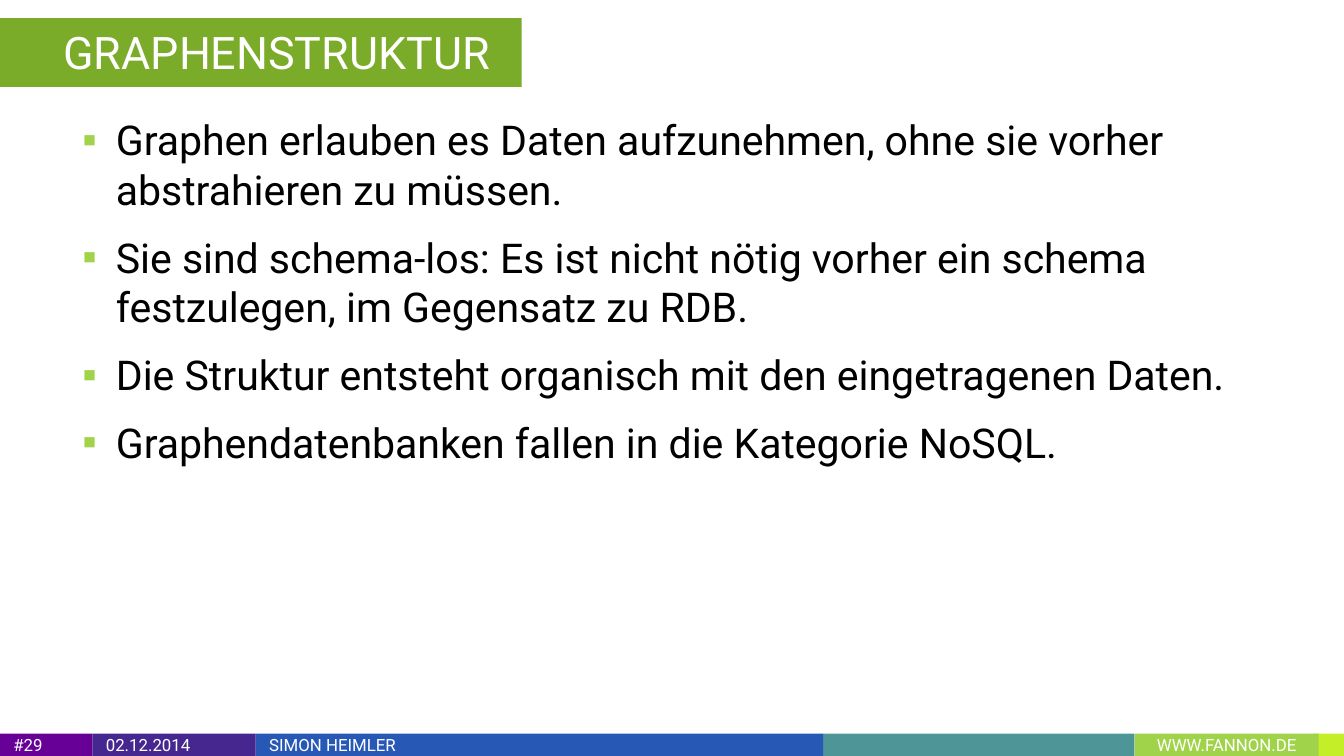
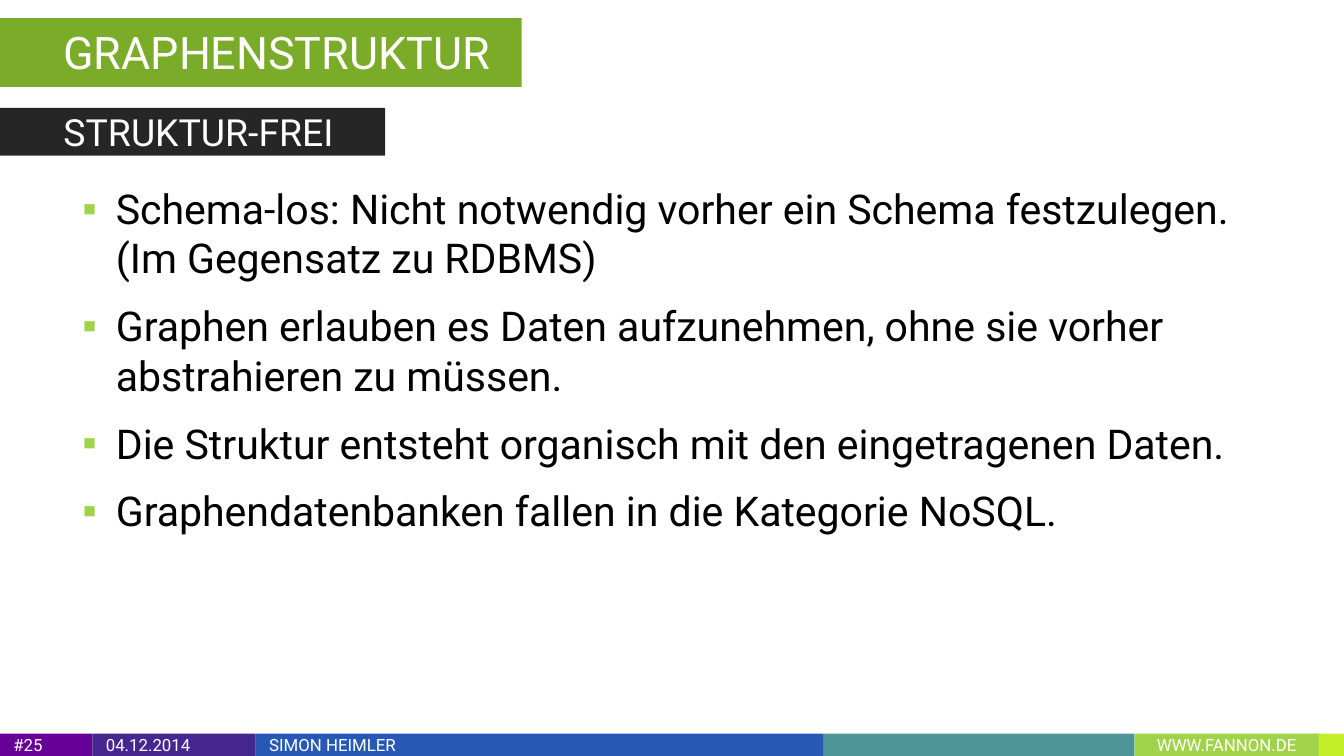
Before and after one commit to Fannon/SemanticWebParadigmen, a slide deck: slide 25 of Semantic Web Paradigmen PPT.pptx (slide 29 before the commit). Drawn at 1344x756 pixels with LibreOffice and Linux fonts; fonts in the diff are those of the drawing. Boxes give left, top, right and bottom in pixels: in the first picture for what was removed or moved away, otherwise in the second. Text is boxed around its words. In the diff, an @@ line names an element or a change of style, - is before the commit and + after.

```diff
--- a/Semantic Web Paradigmen PPT.pptx
+++ b/Semantic Web Paradigmen PPT.pptx
@@ rectangle added at (0,108,386,155), fill #262626, 20 pt, text #FFFFFF @@
+STRUKTUR-FREI
@@ text "Schema-los: Nicht notwendig vorher ein ...": place and size @@
-text "Schema-los: Nicht notwendig vorher ein ..." at (116,123,1225,467)
+text "Schema-los: Nicht notwendig vorher ein ..." at (116,192,1229,535)
@@ text at (116,192,1229,282): paragraph added @@
+▪ Schema-los: Nicht notwendig vorher ein Schema festzulegen.
+  (Im Gegensatz zu RDBMS)
@@ text at (116,242,1147,331): paragraph removed @@
-▪ Sie sind schema-los: Es ist nicht nötig vorher ein schema festzulegen, im Gegensatz zu RDB.
@@ page number at (13,739,42,751): text changed @@
-#29
+#25
@@ text in rectangle at (106,739,190,751): text changed @@
-02.12.2014
+04.12.2014
```
Also in this commit, not shown: 44 other slides changed, 5 slides added, 1 slide removed, 3 other files.
